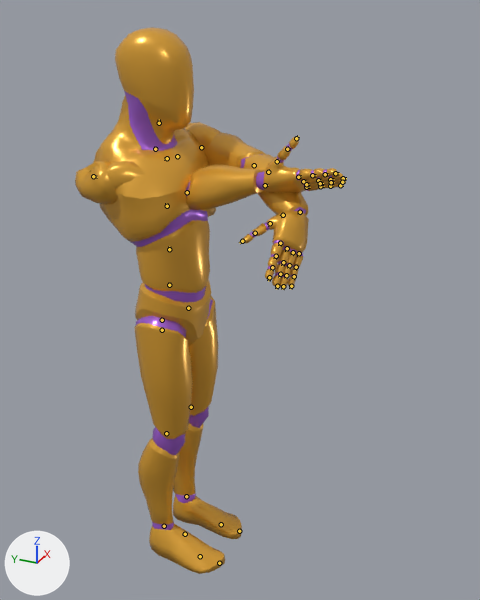
The glTF model apps/web/public/models/anim-library.glb, before and after one commit.
One viewpoint serves both versions: a camera (50 mm lens) standing at (-1.716, -1.006, 1.902) and looking at (0.042, -0.215, 1.023). Every picture has the same lights, and +X, +Y and +Z are marked at lower left. The picture after the commit comes second. Both versions are drawn at frame 0 of the action 'Rig|Bow_Shoot'; the numbers are the values there. The bones that bend it are drawn over the model as lines.

Objects in the first picture: 'Mannequin'.
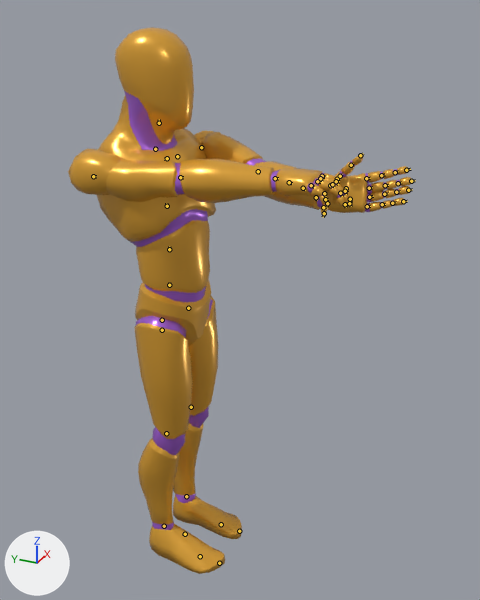
What differs and where, as boxes (x1, y1, x2, y2) in the pictures (480 x 600 px):
'Mannequin', posed (28% wider)
    before: (75, 27, 344, 574)
    after: (68, 27, 412, 574)
bone 'lowerarm_l', root to tip
    before: (254, 165) to (255, 167)
    after: (258, 171) to (260, 172)
bone 'hand_l', root to tip
    before: (300, 212) to (299, 214)
    after: (325, 199) to (328, 199)
bone 'upperarm_r', root to tip
    before: (93, 176) to (97, 177)
    after: (93, 176) to (96, 176)
bone 'lowerarm_r', root to tip
    before: (187, 192) to (189, 192)
    after: (180, 177) to (183, 177)
bone 'index_01_r', root to tip
    before: (298, 177) to (301, 176)
    after: (322, 176) to (325, 177)
bone 'index_02_r', root to tip
    before: (312, 175) to (316, 175)
    after: (337, 179) to (339, 181)
bone 'index_03_r', root to tip
    before: (325, 174) to (328, 174)
    after: (346, 188) to (347, 192)
bone 'middle_01_r', root to tip
    before: (303, 181) to (306, 181)
    after: (320, 178) to (323, 179)
bone 'middle_02_r', root to tip
    before: (318, 180) to (321, 180)
    after: (336, 181) to (338, 184)
bone 'middle_03_r', root to tip
    before: (330, 179) to (334, 179)
    after: (345, 191) to (346, 194)
bone 'pinky_01_r', root to tip
    before: (306, 187) to (310, 187)
    after: (311, 185) to (314, 187)
bone 'pinky_02_r', root to tip
    before: (320, 186) to (324, 186)
    after: (324, 193) to (325, 196)
bone 'pinky_03_r', root to tip
    before: (330, 186) to (333, 185)
    after: (327, 203) to (326, 207)
bone 'ring_01_r', root to tip
    before: (306, 184) to (309, 184)
    after: (317, 181) to (321, 182)
bone 'ring_02_r', root to tip
    before: (320, 183) to (323, 183)
    after: (332, 184) to (334, 187)
bone 'ring_03_r', root to tip
    before: (331, 182) to (334, 182)
    after: (340, 193) to (342, 196)
bone 'thumb_01_r', root to tip
    before: (268, 172) to (270, 170)
    after: (289, 182) to (292, 183)
bone 'thumb_02_r', root to tip
    before: (277, 161) to (279, 159)
    after: (303, 188) to (305, 190)
bone 'thumb_03_r', root to tip
    before: (287, 149) to (289, 147)
    after: (316, 197) to (317, 200)

What changed in the scene script:
```text
Change bone_upperarm_l:
    where bone_upperarm_l = bpy.data.objects['Rig'].pose.bones['upperarm_l']  # child of 'clavicle_l'
    bone_upperarm_l.rotation_quaternion: (0.626, 0.647, 0.324, 0.29) -> (0.542, 0.446, -0.485, -0.521)  # degrees (93, 2, 52) -> degrees (82, -3, -91)
Change bone_lowerarm_l:
    where bone_lowerarm_l = bpy.data.objects['Rig'].pose.bones['lowerarm_l']  # child of 'upperarm_l'
    bone_lowerarm_l.rotation_quaternion: (0.992, 0.128, 0.0, 0.0) -> (0.997, -0.015, -0.078, 0.001)  # degrees (15, 0, 0) -> degrees (-2, -9, 0)
Change bone_hand_l:
    where bone_hand_l = bpy.data.objects['Rig'].pose.bones['hand_l']  # child of 'lowerarm_l'
    bone_hand_l.rotation_quaternion: (0.661, 0.357, -0.626, -0.209) -> (0.945, 0.246, -0.005, 0.217)  # degrees (93, -43, -80) -> degrees (28, -7, 24)
Change bone_upperarm_r:
    where bone_upperarm_r = bpy.data.objects['Rig'].pose.bones['upperarm_r']  # child of 'clavicle_r'
    bone_upperarm_r.rotation_quaternion: (0.214, 0.14, 0.255, 0.932) -> (0.481, 0.868, -0.007, 0.125)  # degrees (33, -9, 152) -> degrees (121, -13, 6)
Change bone_lowerarm_r:
    where bone_lowerarm_r = bpy.data.objects['Rig'].pose.bones['lowerarm_r']  # child of 'upperarm_r'
    bone_lowerarm_r.rotation_quaternion: (0.941, 0.339, 0.0, 0.0) -> (1.0, -0.015, 0.0, 0.0)  # degrees (40, 0, 0) -> degrees (-2, 0, 0)
Change bone_index_01_r:
    where bone_index_01_r = bpy.data.objects['Rig'].pose.bones['index_01_r']  # child of 'hand_r'
    bone_index_01_r.rotation_quaternion: (1.0, 0.0, 0.0, 0.0) -> (0.996, 0.083, -0.009, 0.007)  # degrees (0, 0, 0) -> degrees (9, -1, 1)
Change bone_index_02_r:
    where bone_index_02_r = bpy.data.objects['Rig'].pose.bones['index_02_r']  # child of 'index_01_r'
    bone_index_02_r.rotation_quaternion: (1.0, 0.0, 0.0, 0.0) -> (0.947, 0.318, -0.046, 0.002)  # degrees (0, 0, 0) -> degrees (37, -5, -1)
Change bone_index_03_r:
    where bone_index_03_r = bpy.data.objects['Rig'].pose.bones['index_03_r']  # child of 'index_02_r'
    bone_index_03_r.rotation_quaternion: (1.0, 0.0, 0.0, 0.0) -> (0.981, 0.193, -0.028, 0.001)  # degrees (0, 0, 0) -> degrees (22, -3, 0)
Change bone_middle_01_r:
    where bone_middle_01_r = bpy.data.objects['Rig'].pose.bones['middle_01_r']  # child of 'hand_r'
    bone_middle_01_r.rotation_quaternion: (1.0, 0.0, 0.0, 0.0) -> (0.996, 0.084, -0.011, -0.011)  # degrees (0, 0, 0) -> degrees (10, -1, -1)
Change bone_middle_02_r:
    where bone_middle_02_r = bpy.data.objects['Rig'].pose.bones['middle_02_r']  # child of 'middle_01_r'
    bone_middle_02_r.rotation_quaternion: (1.0, 0.0, 0.0, 0.0) -> (0.947, 0.318, -0.048, 0.001)  # degrees (0, 0, 0) -> degrees (37, -5, -2)
Change bone_middle_03_r:
    where bone_middle_03_r = bpy.data.objects['Rig'].pose.bones['middle_03_r']  # child of 'middle_02_r'
    bone_middle_03_r.rotation_quaternion: (1.0, 0.0, 0.0, 0.0) -> (0.981, 0.193, -0.03, 0.001)  # degrees (0, 0, 0) -> degrees (22, -3, -1)
Change bone_pinky_01_r:
    where bone_pinky_01_r = bpy.data.objects['Rig'].pose.bones['pinky_01_r']  # child of 'hand_r'
    bone_pinky_01_r.rotation_quaternion: (1.0, 0.0, 0.0, 0.0) -> (0.967, 0.252, -0.043, -0.017)  # degrees (0, 0, 0) -> degrees (29, -4, -3)
Change bone_pinky_02_r:
    where bone_pinky_02_r = bpy.data.objects['Rig'].pose.bones['pinky_02_r']  # child of 'pinky_01_r'
    bone_pinky_02_r.rotation_quaternion: (1.0, 0.0, 0.0, 0.0) -> (0.924, 0.378, -0.062, 0.003)  # degrees (0, 0, 0) -> degrees (45, -7, -2)
Change bone_pinky_03_r:
    where bone_pinky_03_r = bpy.data.objects['Rig'].pose.bones['pinky_03_r']  # child of 'pinky_02_r'
    bone_pinky_03_r.rotation_quaternion: (1.0, 0.0, 0.0, 0.0) -> (0.954, 0.297, -0.049, 0.002)  # degrees (0, 0, 0) -> degrees (35, -5, -1)
Change bone_ring_01_r:
    where bone_ring_01_r = bpy.data.objects['Rig'].pose.bones['ring_01_r']  # child of 'hand_r'
    bone_ring_01_r.rotation_quaternion: (1.0, 0.0, 0.0, 0.0) -> (0.996, 0.084, -0.01, -0.02)  # degrees (0, 0, 0) -> degrees (10, -1, -2)
Change bone_ring_02_r:
    where bone_ring_02_r = bpy.data.objects['Rig'].pose.bones['ring_02_r']  # child of 'ring_01_r'
    bone_ring_02_r.rotation_quaternion: (1.0, 0.0, 0.0, 0.0) -> (0.947, 0.319, -0.04, -0.001)  # degrees (0, 0, 0) -> degrees (37, -4, -2)
Change bone_ring_03_r:
    where bone_ring_03_r = bpy.data.objects['Rig'].pose.bones['ring_03_r']  # child of 'ring_02_r'
    bone_ring_03_r.rotation_quaternion: (1.0, 0.0, 0.0, 0.0) -> (0.981, 0.194, -0.024, 0.003)  # degrees (0, 0, 0) -> degrees (22, -3, 0)
Change bone_thumb_01_r:
    where bone_thumb_01_r = bpy.data.objects['Rig'].pose.bones['thumb_01_r']  # child of 'hand_r'
    bone_thumb_01_r.rotation_quaternion: (1.0, 0.0, 0.0, 0.0) -> (-0.994, -0.015, 0.108, 0.021)  # degrees (0, 0, 0) -> degrees (2, -12, -3)
Change bone_thumb_02_r:
    where bone_thumb_02_r = bpy.data.objects['Rig'].pose.bones['thumb_02_r']  # child of 'thumb_01_r'
    bone_thumb_02_r.rotation_quaternion: (1.0, 0.0, 0.0, 0.0) -> (0.991, -0.02, 0.036, -0.124)  # degrees (0, 0, 0) -> degrees (-3, 4, -14)
Change bone_thumb_03_r:
    where bone_thumb_03_r = bpy.data.objects['Rig'].pose.bones['thumb_03_r']  # child of 'thumb_02_r'
    bone_thumb_03_r.rotation_quaternion: (1.0, 0.0, 0.0, 0.0) -> (0.991, -0.02, 0.036, -0.124)  # degrees (0, 0, 0) -> degrees (-3, 4, -14)
```
